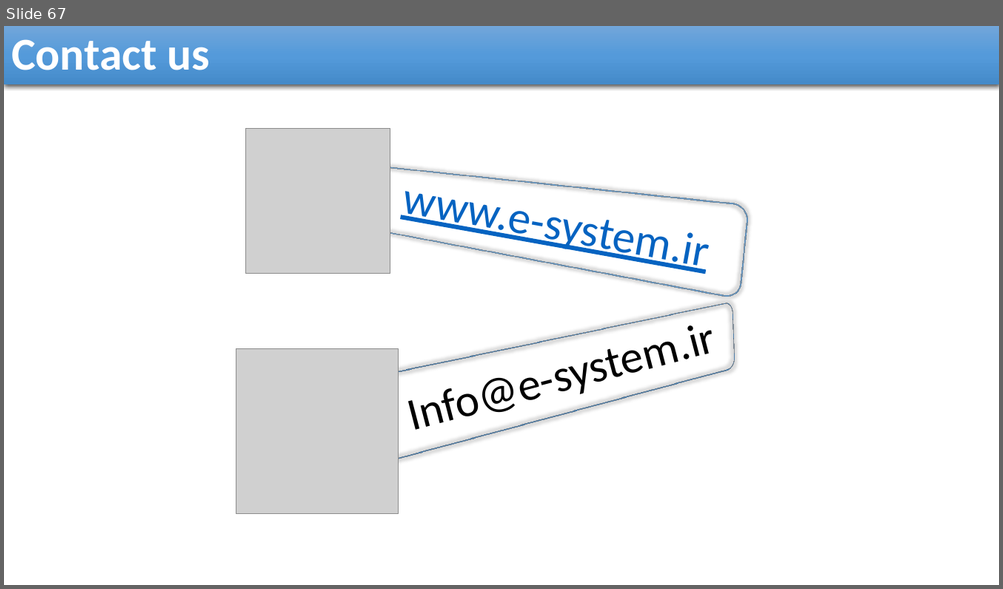
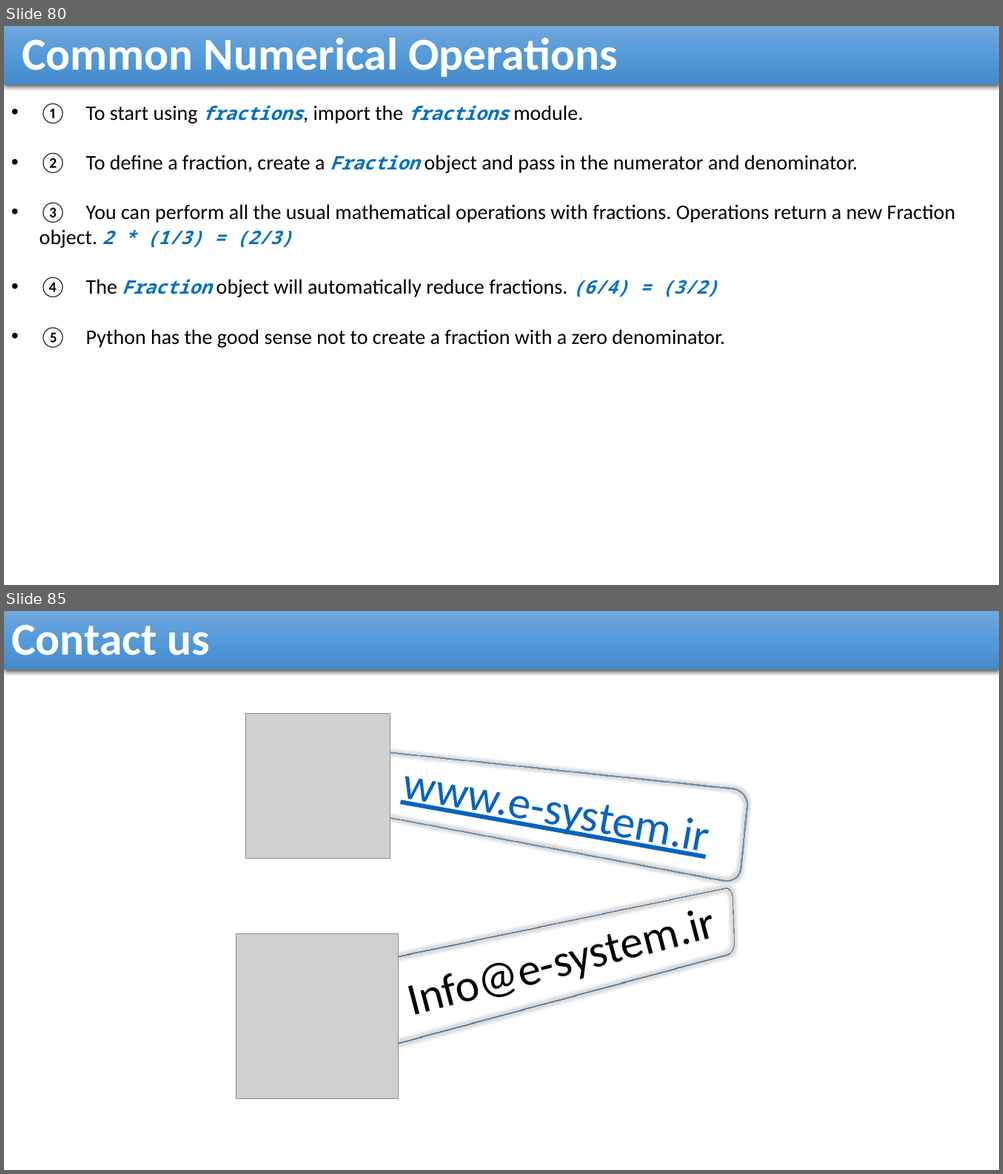
Before and after one commit to reza-arjmandi/rpi-course, a slide deck: session2/presentation/Python Basics.pptx. Shown one above the other, each under a label of ours: slide 67 before the commit, slides 80 and 85 after it; the slides between them are not shown. The pictures are 1003x589 and 1003x1174 pixels, drawn with LibreOffice and Linux fonts; fonts in the diff are those of the drawing; grey boxes stand for pictures. Boxes give left, top, right and bottom in pixels: in the first picture for what was removed or moved away, otherwise in the second. Text is boxed around its words. In the diff, an @@ line names an element or a change of style, - is before the commit and + after.

Commit message:
Python basics presentation file updated

```diff
--- a/session2/presentation/Python Basics.pptx
+++ b/session2/presentation/Python Basics.pptx
@@ slide 80 added at (4, 26, 999, 585), background #FFFFFF @@
@@ rectangle added at (4, 26, 999, 85), fill gradient #71A6DB to #559BDB to #448ACA, 44 pt, text #FFFFFF, bold @@
+Common Numerical Operations
@@ text added at (40, 103, 955, 348), 20 pt, text #000000 @@
+• ① To start using fractions, import the fractions module.
+• ② To define a fraction, create a Fraction object and pass in the numerator and denominator.
+• ③ You can perform all the usual mathematical operations with fractions. Operations return a new Fraction object. 2 * (1/3) = (2/3)
+• ④ The Fraction object will automatically reduce fractions. (6/4) = (3/2)
+• ⑤ Python has the good sense not to create a fraction with a zero denominator.
@@ what was slide 67 is now slide 85 @@
```
Also in this commit, not shown: 17 other slides added.
